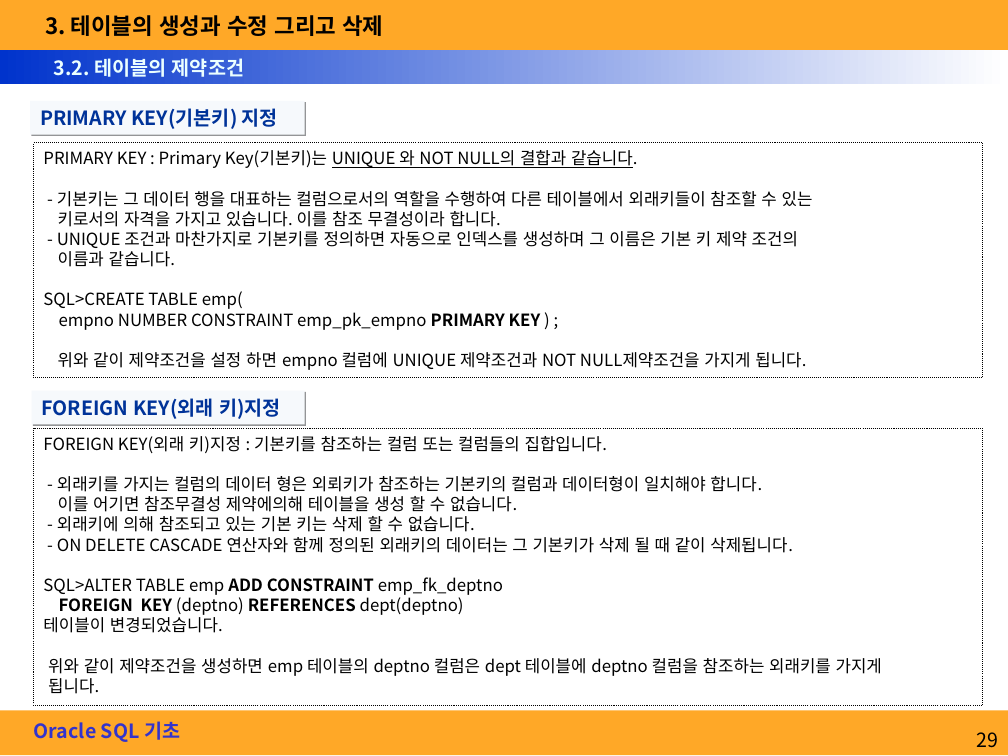
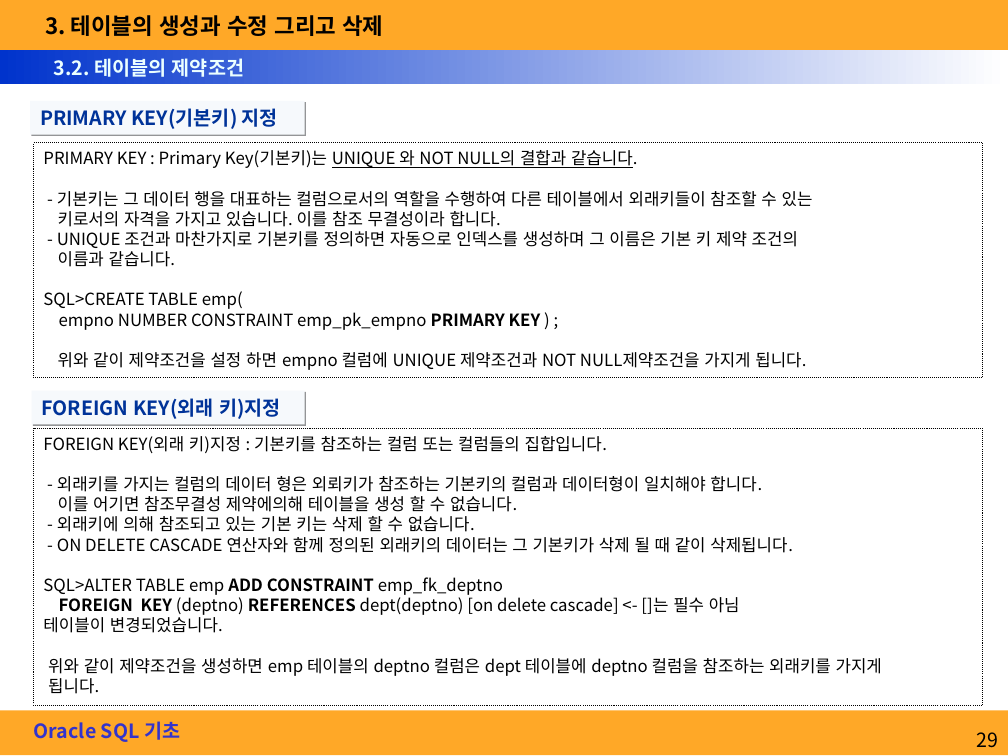
Before and after one commit to Jaehe-he/naver17study, a slide deck: slide 29 of 자료들/오라클SQL기초.ppt. Drawn at 1008x756 pixels with LibreOffice and Linux fonts; fonts in the diff are those of the drawing. Boxes give left, top, right and bottom in pixels: in the first picture for what was removed or moved away, otherwise in the second. Text is boxed around its words. In the diff, an @@ line names an element or a change of style, - is before the commit and + after.

```diff
--- a/자료들/오라클SQL기초.ppt
+++ b/자료들/오라클SQL기초.ppt
@@ text in rectangle at box(59, 594, 740, 615): text changed; bold off @@
-FOREIGN KEY (deptno) REFERENCES dept(deptno)
+FOREIGN KEY (deptno) REFERENCES dept(deptno) [on delete cascade] <- []는 필수 아님
```
Also in this commit, not shown: 8 other files.
